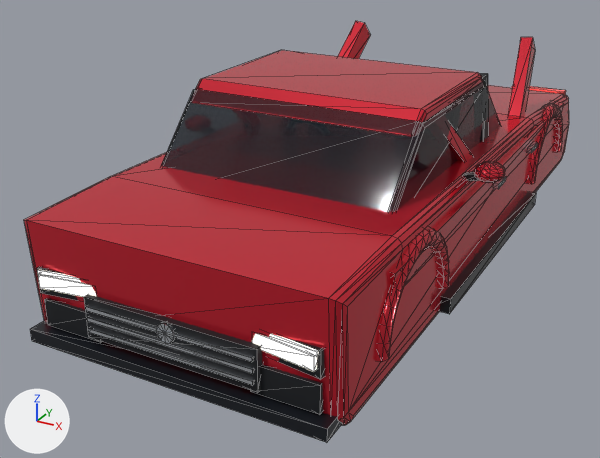
The glTF model docs/models/car_sedan.glb as it was, and as the next commit left it.
Both versions are drawn from a 50 mm camera at (2.31, -5.17, 2.73) aimed at (-0.33, -0.38, 0.33). Arrows for +X, +Y and +Z are at lower left; the lights stay in place. The picture after the commit comes second. Mesh edges are drawn as thin lines. Vertices at exactly the same position are counted once.

In view in the first picture: 'car_sedan'.
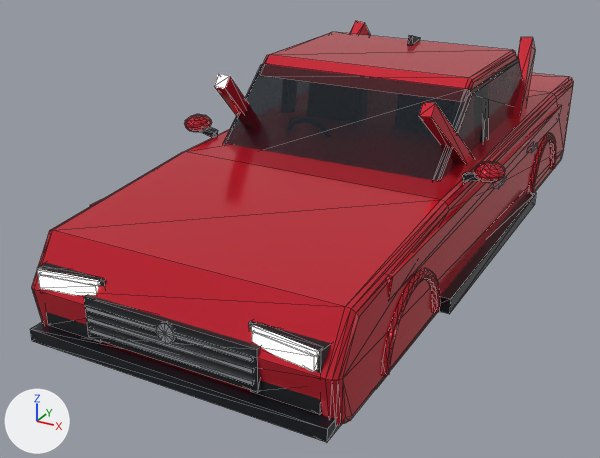
Pixel boxes (x1, y1, x2, y2) of what changed, in the pictures (600 x 458 px; the box of a moved part takes in the faces that stretch with it):
'car_sedan', reshaped: before (24, 21, 569, 442); after (30, 21, 574, 442)
part 1 of me_car_sedan_mesh, moved or reshaped: before (390, 102, 563, 293); after (388, 105, 562, 301)
part 2 of me_car_sedan_mesh, moved or reshaped: before (192, 50, 483, 136); after (263, 32, 517, 90)
part 3 of me_car_sedan_mesh, moved or reshaped: before (161, 80, 500, 212); after (224, 57, 523, 181)
part 4 of me_car_sedan_mesh, added: after (382, 269, 440, 376)
part 5 of me_car_sedan_mesh, added: after (529, 133, 556, 192)
part 6 of me_car_sedan_mesh, cut back: before (110, 85, 569, 422); after (51, 36, 574, 423)

The change, as a diff of the scene's bpy script:
```diff
--- a/docs/models/car_sedan.glb.py
+++ b/docs/models/car_sedan.glb.py
@@ me_car_sedan_mesh @@
 # used by ob_car_sedan; location = (0.0, 0.0, 0.0)
-me_car_sedan_mesh.from_pydata(...)  # 1496 vertices, 2684 faces; spans x -1.14..1.14, y -2.39..2.44, z 0.26..1.5
+me_car_sedan_mesh.from_pydata(...)  # 1512 vertices, 2720 faces; spans x -1.14..1.14, y -2.39..2.44, z 0.01..1.55
+# me_car_sedan_mesh part 1: the loose piece of 8 vertices spanning x 0.84..0.98, y -1.79..1.79, z 0.75..0.93 is scaled about its middle by (0.818, 1, 0.876), then moved by (0.0, 0.0, -0.01)
+# me_car_sedan_mesh part 2: the loose piece of 24 vertices spanning x -0.76..0.76, y -1.04..0.22, z 1.37..1.49 is turned -180 degrees about the z axis through the mesh origin
+# me_car_sedan_mesh part 3: the loose piece of 24 vertices spanning x -0.78..0.78, y -1.5..0.79, z 0.88..1.43 is turned -180 degrees about the z axis through the mesh origin
+# me_car_sedan_mesh part 4: a new loose piece of 136 vertices spanning x 0.91..0.97, y -1.82..-1.02, z 0.34..0.74, in mat_paint (red #d92638)
+# me_car_sedan_mesh part 5: a new loose piece of 136 vertices spanning x 0.91..0.97, y 1.02..1.82, z 0.34..0.74, in mat_paint (red #d92638)
+# me_car_sedan_mesh part 6: 44 vertices moved from x -0.94..0.94, y -2.33..2.35, z 0.26..1.04 to x -0.94..0.94, y -2.35..2.33, z 0.26..1.03; 694 vertices removed from x -0.99..0.99, y -2.27..2.29, z 0.32..1.0; 46 vertices added at x -0.95..0.94, y -2.29..2.27, z 0.32..1.55
+# other edits to the shape of me_car_sedan_mesh do not show in these pictures
 me_car_sedan_mesh.materials.append(mat_paint)
```
